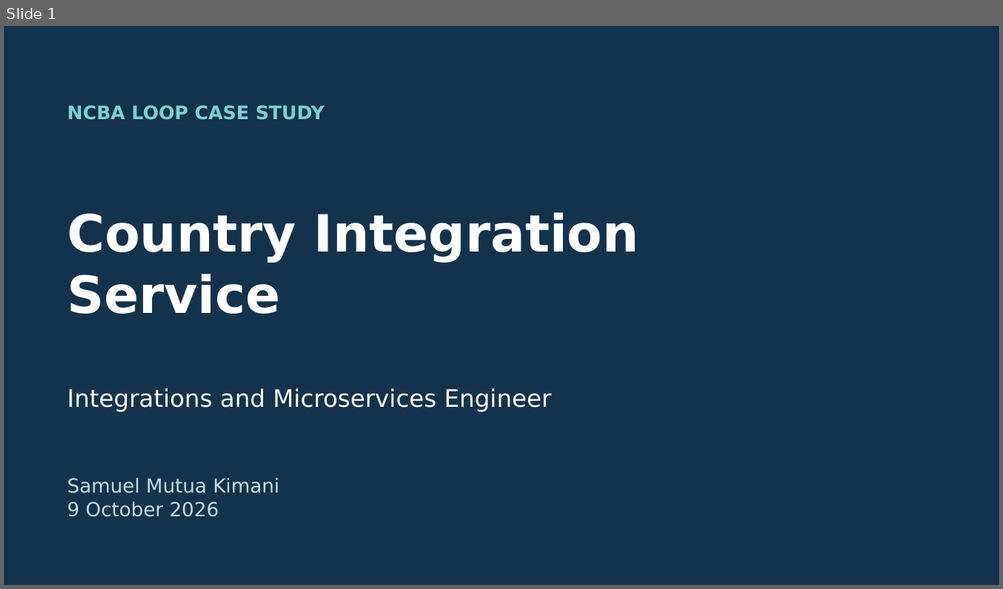
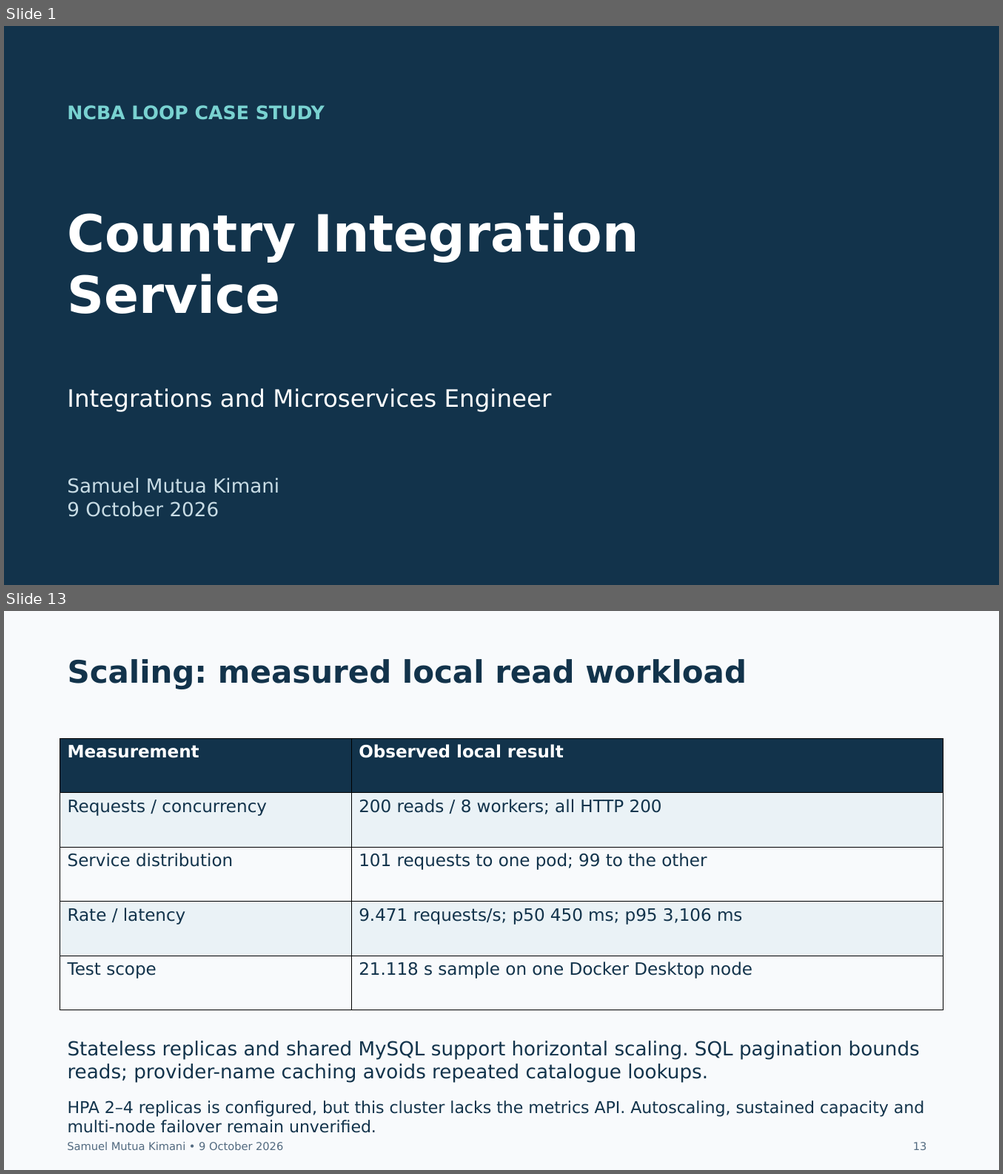
Before and after one commit to kimtour/country-integration-service, a slide deck: docs/submission/Case Study Submission – Integrations and Microservices Engineer – Samuel Mutua Kimani.pptx. Shown one above the other, each under a label of ours: slide 1 before the commit, slides 1 and 13 after it; the slides between them are not shown. The pictures are 1003x589 and 1003x1174 pixels, drawn with LibreOffice and Linux fonts; fonts in the diff are those of the drawing. Boxes give left, top, right and bottom in pixels: in the first picture for what was removed or moved away, otherwise in the second. Text is boxed around its words. In the diff, an @@ line names an element or a change of style, - is before the commit and + after.

```diff
--- a/docs/submission/Case Study Submission – Integrations and Microservices Engineer – Samuel Mutua Kimani.pptx
+++ b/docs/submission/Case Study Submission – Integrations and Microservices Engineer – Samuel Mutua Kimani.pptx
@@ slide 13 added at [4,611,999,1170], background #F8FAFC @@
@@ text added at [68,659,746,689], 30 pt, text #12334B, bold @@
+Scaling: measured local read workload
@@ table added at [60,738,943,1011], 5 rows, 2 columns @@
+Measurement | Observed local result
+Requests / concurrency | 200 reads / 8 workers; all HTTP 200
+Service distribution | 101 requests to one pod; 99 to the other
+Rate / latency | 9.471 requests/s; p50 450 ms; p95 3,106 ms
+Test scope | 21.118 s sample on one Docker Desktop node
@@ text added at [68,1041,919,1083], 18.8 pt, text #12334B @@
+Stateless replicas and shared MySQL support horizontal scaling. SQL pagination bounds reads; provider-name caching avoids repeated catalogue lookups.
@@ text added at [68,1101,924,1133], 15.8 pt, text #12334B @@
+HPA 2–4 replicas is configured, but this cluster lacks the metrics API. Autoscaling, sustained capacity and multi-node failover remain unverified.
@@ text added at [67,1142,283,1150], 10.5 pt, text #526A80 @@
+Samuel Mutua Kimani • 9 October 2026
@@ text added at [913,1142,927,1150], 10.5 pt, text #526A80 @@
+13
```
Also in this commit, not shown: 16 other slides added, 12 slides removed, 48 other files.
